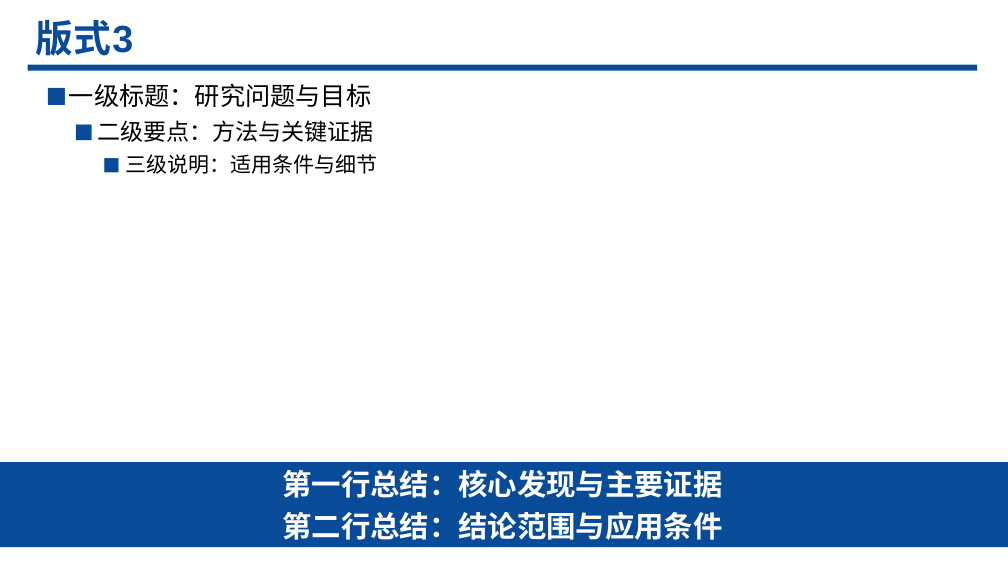
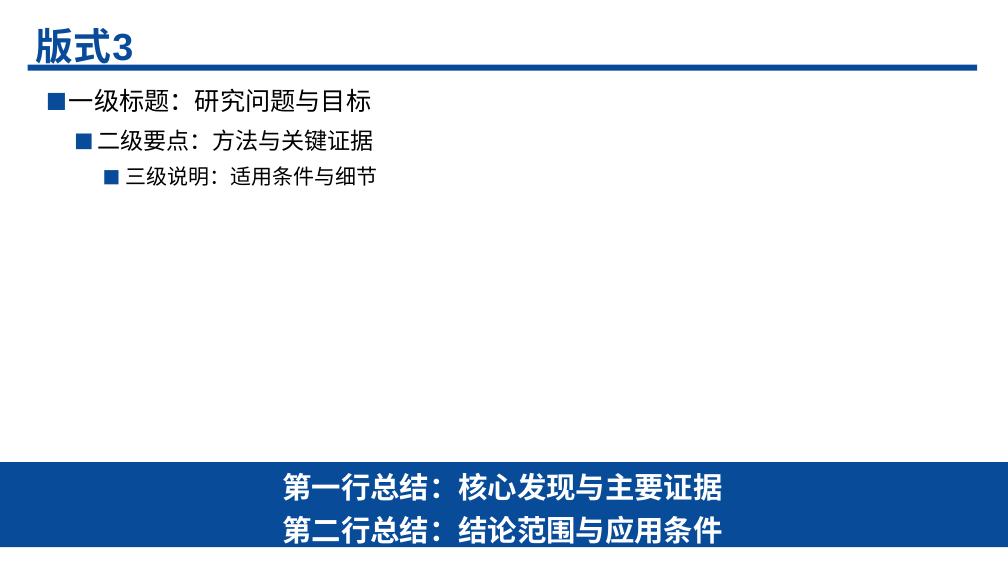
Before and after one commit to realihang/academic-ppt-skill, a slide deck: slide 5 of assets/reference.pptx. Drawn at 1008x567 pixels with LibreOffice and Linux fonts; fonts in the diff are those of the drawing. Boxes give left, top, right and bottom in pixels: in the first picture for what was removed or moved away, otherwise in the second. Text is boxed around its words. In the diff, an @@ line names an element or a change of style, - is before the commit and + after.

```diff
--- a/assets/reference.pptx
+++ b/assets/reference.pptx
@@ text "版式3" at <box>35,22,133,71</box>: line spacing 0.9 to 1.2; less space between paragraphs; vertical alignment top to middle @@
@@ text "一级标题：研究问题与目标" at <box>69,88,378,186</box>: line spacing 1.05 to 1.2 @@
@@ text "第一行总结：核心发现与主要证据" at <box>282,473,722,549</box>: line spacing 0.9 to 1.2; less space between paragraphs; vertical alignment top to middle @@
```
Also in this commit, not shown: 6 other slides changed, 9 other files.
